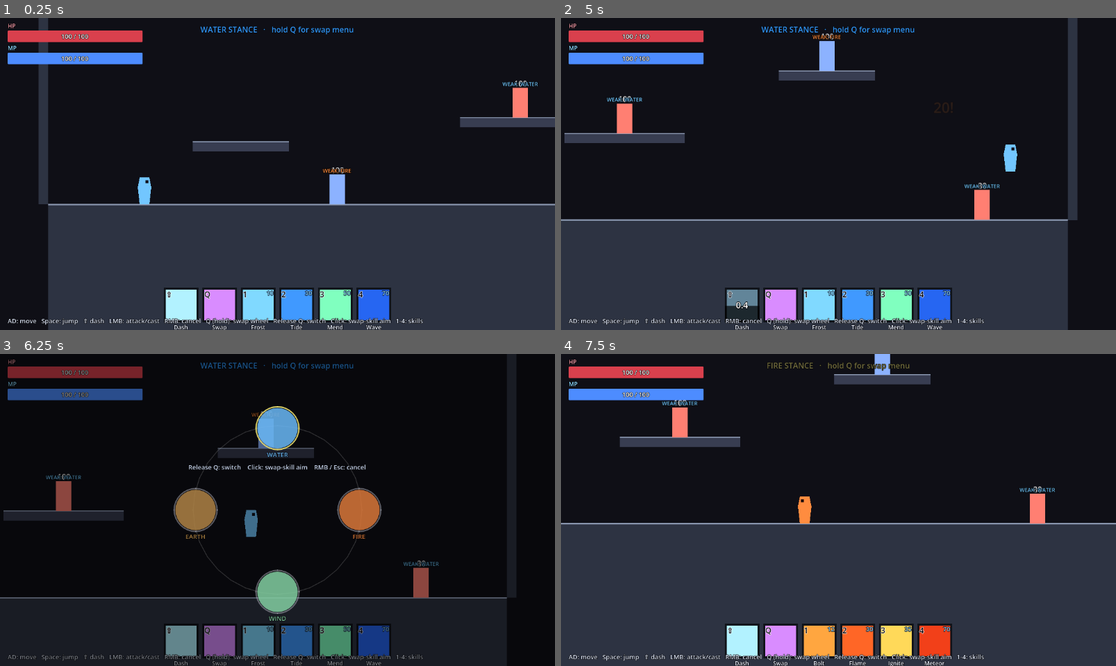
Above: before the commit, frames 1-4 (two rows, left to right).
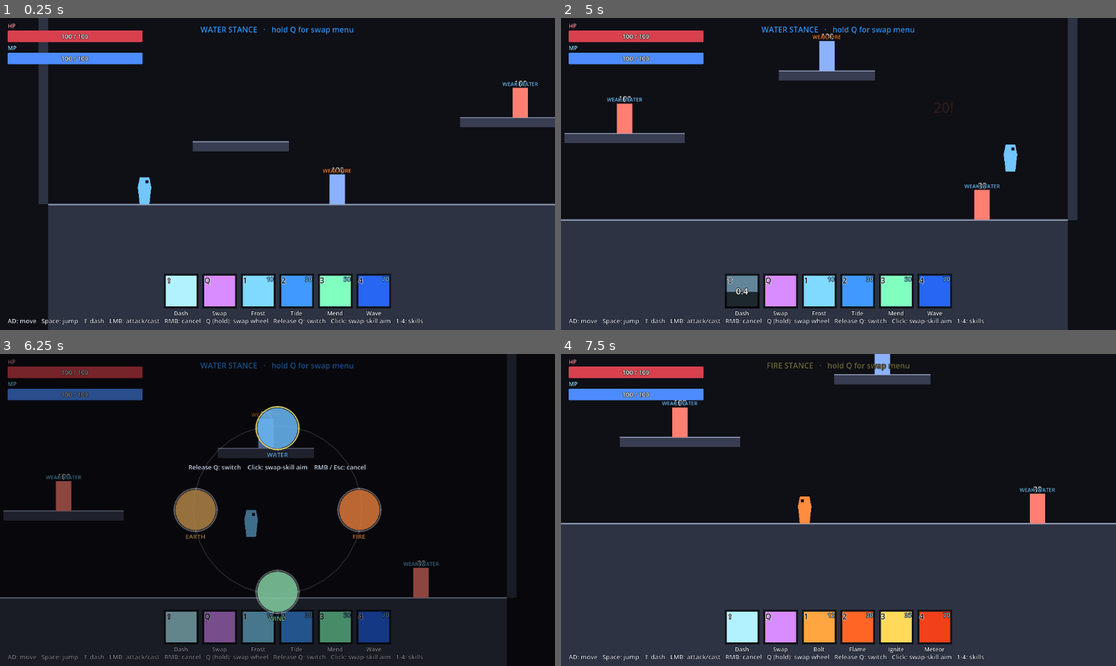
Above: after the commit, the same moments.

Repository: popcaf/achildspiritmechanicedemo
Game: Godot game, scene res://scenes/test_map.tscn
Two runs of this game, one before a commit and one after it. Both use one fixed random seed, a clock stepped at 60 frames per second and the inputs below.
Inputs (mouse positions are in pixels of both pictures, inside the frame that each line leads up to):
- Up to frame 1 (0.25 s): no input
- Up to frame 2 (5 s): move the mouse to (960, 158) at 0.52 s; hold D (move_right) 0.53-2.03 s; click (960, 158) at 0.6 s; tap Space (jump) at 0.77, 1.07, 1.52, 1.82, 2.3, 3.6, 3.77, 4.07, 4.52, 4.82 s; tap Shift (dash) at 0.8, 1.35, 4.55 s; move the mouse to (727, 189) at 1.27 s; click (727, 189) at 1.42 s; tap Q (stance_toggle) at 1.55 s; move the mouse to (894, 105) at 2.02 s; hold A (move_left) 2.03-2.75 s; hold Q (stance_toggle) 2.03-2.75 s; click (894, 105) at 2.17 s; click "WATER" at 2.75 s; move the mouse to (810, 236) at 3.52 s; hold D (move_right) from 3.53 s (still down); click (810, 236) at 3.8 s; move the mouse to (1005, 220) at 4.27 s; click (1005, 220) at 4.35 s
- Up to frame 3 (6.25 s): move the mouse to (111, 463) at 5.02 s; release D (move_right) at 5.03 s; hold A (move_left) 5.03-5.78 s; tap Shift (dash) at 5.1 s; click (111, 463) at 5.17 s; tap Space (jump) at 5.27, 5.57, 6.05 s; tap Q (stance_toggle) at 5.3 s; move the mouse to (305, 510) at 5.77 s; hold D (move_right) from 5.78 s (still down); hold Q (stance_toggle) from 5.78 s (still down); click (305, 510) at 5.92 s
- Up to frame 4 (7.5 s): release D (move_right) at 6.5 s; release Q (stance_toggle) at 6.5 s; click "FIRE" at 6.5 s; move the mouse to (755, 432) at 7.27 s; hold A (move_left) from 7.28 s (still down); click (755, 432) at 7.35 s

The runs differ from the first frame. In frame 1, 3.8% of the frame differs, in the area x 29-71%, y 81-100%; in frame 2, 3.9%; in frame 3, 3.1%; in frame 4, 3.9%.

Commit message:
Version 0.0.3g

Diff:
--- a/scenes/hud.tscn
+++ b/scenes/hud.tscn
@@ -1,6 +1,6 @@
-[gd_scene load_steps=7 format=3]
+[gd_scene format=3 uid="uid://cexft2jjjgpc6"]
 
-[ext_resource type="Script" path="res://scripts/hud.gd" id="1"]
+[ext_resource type="Script" uid="uid://du224q58m3drx" path="res://scripts/hud.gd" id="1"]
 [ext_resource type="PackedScene" path="res://scenes/skill_slot.tscn" id="2"]
 
 [sub_resource type="StyleBoxFlat" id="StyleBoxFlat_BarBg"]
@@ -29,135 +29,147 @@
 corner_radius_bottom_right = 2
 corner_radius_bottom_left = 2
 
-[node name="HUD" type="CanvasLayer"]
+[node name="HUD" type="CanvasLayer" unique_id=1201112523]
 script = ExtResource("1")
 
-[node name="Root" type="Control" parent="."]
+[node name="Root" type="Control" parent="." unique_id=1393910742]
+layout_mode = 3
+anchors_preset = 15
 anchor_right = 1.0
 anchor_bottom = 1.0
 mouse_filter = 2
 
-[node name="HPCaption" type="Label" parent="Root"]
+[node name="HPCaption" type="Label" parent="Root" unique_id=186132779]
+layout_mode = 0
 offset_left = 16.0
 offset_top = 8.0
 offset_right = 80.0
 offset_bottom = 24.0
-text = "HP"
 theme_override_colors/font_color = Color(0.95, 0.6, 0.65, 1)
 theme_override_colors/font_outline_color = Color(0, 0, 0, 1)
 theme_override_constants/outline_size = 3
 theme_override_font_sizes/font_size = 12
-mouse_filter = 2
+text = "HP"
 
-[node name="HealthBar" type="ProgressBar" parent="Root"]
+[node name="HealthBar" type="ProgressBar" parent="Root" unique_id=1623285333]
+layout_mode = 0
 offset_left = 16.0
 offset_top = 26.0
 offset_right = 296.0
 offset_bottom = 50.0
+mouse_filter = 2
 theme_override_styles/background = SubResource("StyleBoxFlat_BarBg")
 theme_override_styles/fill = SubResource("StyleBoxFlat_HPFill")
-max_value = 100.0
 value = 100.0
 show_percentage = false
-mouse_filter = 2
 
-[node name="HPLabel" type="Label" parent="Root/HealthBar"]
+[node name="HPLabel" type="Label" parent="Root/HealthBar" unique_id=1212429057]
+layout_mode = 0
 anchor_right = 1.0
 anchor_bottom = 1.0
-text = "100 / 100"
-horizontal_alignment = 1
-vertical_alignment = 1
 theme_override_colors/font_color = Color(1, 1, 1, 1)
 theme_override_colors/font_outline_color = Color(0, 0, 0, 1)
 theme_override_constants/outline_size = 3
 theme_override_font_sizes/font_size = 13
-mouse_filter = 2
+text = "100 / 100"
+horizontal_alignment = 1
+vertical_alignment = 1
 
-[node name="MPCaption" type="Label" parent="Root"]
+[node name="MPCaption" type="Label" parent="Root" unique_id=211956211]
+layout_mode = 0
 offset_left = 16.0
 offset_top = 54.0
 offset_right = 80.0
 offset_bottom = 70.0
-text = "MP"
 theme_override_colors/font_color = Color(0.55, 0.85, 1, 1)
 theme_override_colors/font_outline_color = Color(0, 0, 0, 1)
 theme_override_constants/outline_size = 3
 theme_override_font_sizes/font_size = 12
-mouse_filter = 2
+text = "MP"
 
-[node name="ManaBar" type="ProgressBar" parent="Root"]
+[node name="ManaBar" type="ProgressBar" parent="Root" unique_id=948629648]
+layout_mode = 0
 offset_left = 16.0
 offset_top = 72.0
 offset_right = 296.0
 offset_bottom = 96.0
+mouse_filter = 2
 theme_override_styles/background = SubResource("StyleBoxFlat_BarBg")
 theme_override_styles/fill = SubResource("StyleBoxFlat_MPFill")
-max_value = 100.0
 value = 100.0
 show_percentage = false
-mouse_filter = 2
 
-[node name="MPLabel" type="Label" parent="Root/ManaBar"]
+[node name="MPLabel" type="Label" parent="Root/ManaBar" unique_id=951409187]
+layout_mode = 0
 anchor_right = 1.0
 anchor_bottom = 1.0
-text = "100 / 100"
-horizontal_alignment = 1
-vertical_alignment = 1
 theme_override_colors/font_color = Color(1, 1, 1, 1)
 theme_override_colors/font_outline_color = Color(0, 0, 0, 1)
 theme_override_constants/outline_size = 3
 theme_override_font_sizes/font_size = 13
-mouse_filter = 2
+text = "100 / 100"
+horizontal_alignment = 1
+vertical_alignment = 1
 
-[node name="StanceLabel" type="Label" parent="Root"]
+[node name="StanceLabel" type="Label" parent="Root" unique_id=680967075]
+layout_mode = 0
 anchor_left = 0.5
 anchor_right = 0.5
 offset_left = -220.0
 offset_top = 12.0
 offset_right = 220.0
 offset_bottom = 36.0
-text = "WATER STANCE   ·   Q to swap"
-horizontal_alignment = 1
 theme_override_colors/font_color = Color(0.45, 0.78, 1, 1)
 theme_override_colors/font_outline_color = Color(0, 0, 0, 1)
 theme_override_constants/outline_size = 3
 theme_override_font_sizes/font_size = 16
-mouse_filter = 2
+text = "WATER STANCE   ·   Q to swap"
+horizontal_alignment = 1
 
-[node name="SkillBar" type="HBoxContainer" parent="Root"]
+[node name="SkillBar" type="HBoxContainer" parent="Root" unique_id=1444007876]
+layout_mode = 1
+anchors_preset = 7
 anchor_left = 0.5
 anchor_top = 1.0
 anchor_right = 0.5
 anchor_bottom = 1.0
 offset_left = -236.0
-offset_top = -88.0
+offset_top = -117.0
 offset_right = 236.0
-offset_bottom = -16.0
+offset_bottom = -45.0
+grow_horizontal = 2
+grow_vertical = 0
+mouse_filter = 2
 theme_override_constants/separation = 8
-mouse_filter = 2
 
-[node name="DashSlot" parent="Root/SkillBar" instance=ExtResource("2")]
+[node name="DashSlot" parent="Root/SkillBar" unique_id=1439549497 instance=ExtResource("2")]
+layout_mode = 2
 
-[node name="SwapSlot" parent="Root/SkillBar" instance=ExtResource("2")]
+[node name="SwapSlot" parent="Root/SkillBar" unique_id=667209615 instance=ExtResource("2")]
+layout_mode = 2
 
-[node name="Slot1" parent="Root/SkillBar" instance=ExtResource("2")]
+[node name="Slot1" parent="Root/SkillBar" unique_id=1232833120 instance=ExtResource("2")]
+layout_mode = 2
 
-[node name="Slot2" parent="Root/SkillBar" instance=ExtResource("2")]
+[node name="Slot2" parent="Root/SkillBar" unique_id=1363362969 instance=ExtResource("2")]
+layout_mode = 2
 
-[node name="Slot3" parent="Root/SkillBar" instance=ExtResource("2")]
+[node name="Slot3" parent="Root/SkillBar" unique_id=1490095283 instance=ExtResource("2")]
+layout_mode = 2
 
-[node name="Slot4" parent="Root/SkillBar" instance=ExtResource("2")]
+[node name="Slot4" parent="Root/SkillBar" unique_id=555465049 instance=ExtResource("2")]
+layout_mode = 2
 
-[node name="Hint" type="Label" parent="Root"]
+[node name="Hint" type="Label" parent="Root" unique_id=1067033003]
+layout_mode = 0
 anchor_top = 1.0
 anchor_bottom = 1.0
 offset_left = 16.0
 offset_top = -28.0
 offset_right = 880.0
 offset_bottom = -8.0
-text = "AD: move   Space: jump   ⇧ dash   LMB: attack/cast   RMB: cancel   Q (hold): swap wheel   Release Q: switch   Click: swap-skill aim   1-4: skills"
 theme_override_colors/font_color = Color(0.85, 0.88, 0.95, 1)
 theme_override_colors/font_outline_color = Color(0, 0, 0, 1)
 theme_override_constants/outline_size = 3
 theme_override_font_sizes/font_size = 13
-mouse_filter = 2
+text = "AD: move   Space: jump   ⇧ dash   LMB: attack/cast   RMB: cancel   Q (hold): swap wheel   Release Q: switch   Click: swap-skill aim   1-4: skills"
--- a/scripts/swap_range_aimer.gd
+++ b/scripts/swap_range_aimer.gd
@@ -72,6 +72,3 @@
 		return
 	if event is InputEventMouseButton and event.pressed and event.button_index == MOUSE_BUTTON_RIGHT:
 		aim_cancelled.emit()
-		return
-	if event.is_action_released("stance_toggle"):
-		aim_cancelled.emit()
